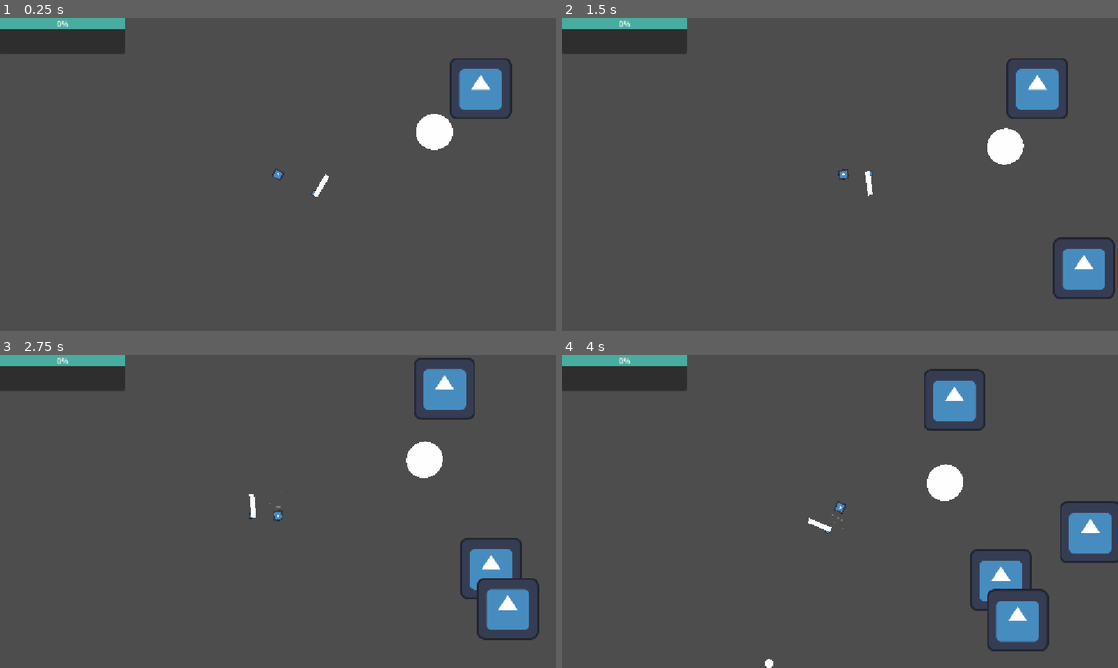
Above: before the commit, frames 1-4 (two rows, left to right).
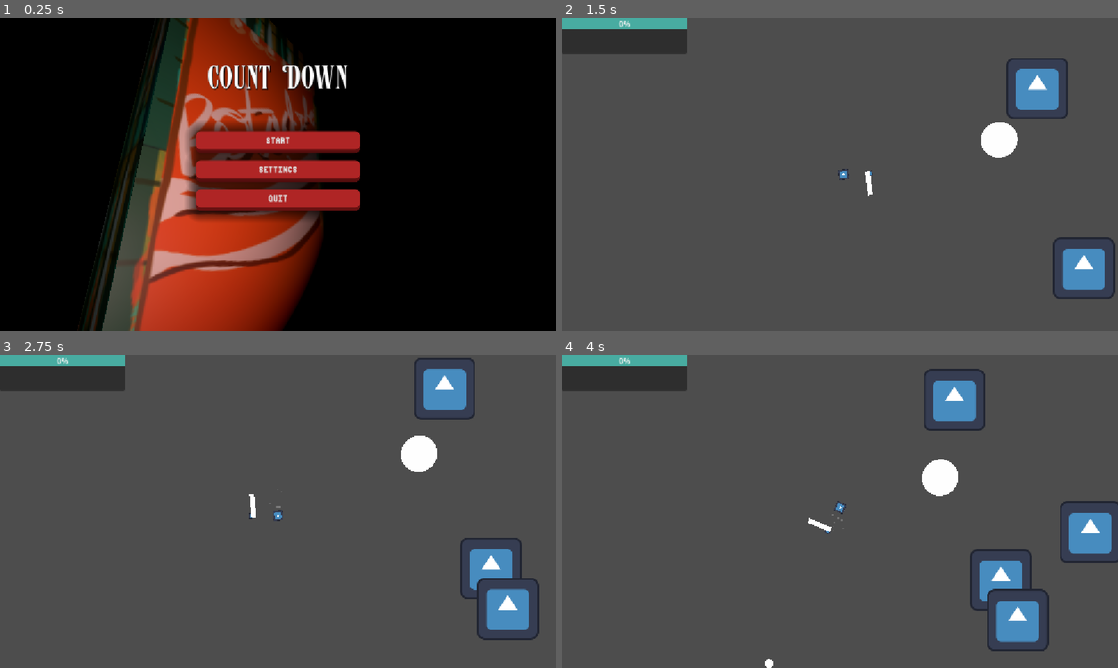
Above: after the commit, the same moments.

Repository: Mrbobbuilder69/GMTK_jam_2026
Game: Godot game, scene res://Scenes/main_menu2.tscn
Same seed, same stepped clock (60 frames per second), same inputs: the game is played once before the commit and once after it. Before the commit the project starts from res://Scenes/test_scene_2.tscn. The engine's default icon, where the game draws it, is replaced by a stand-in: a white triangle on a blue panel in a dark square. Sound files missing from this copy of the repository are replaced by a short silence.
Inputs (mouse positions are in pixels of both pictures, inside the frame that each line leads up to):
- Up to frame 1 (0.25 s): no input
- Up to frame 2 (1.5 s): click (840, 143) at 0.5 s, where only the run after the commit has a clickable "Start"; move the mouse to (962, 158) at 1.27 s; hold D (Right) from 1.28 s (still down); tap F (f) at 1.35 s
- Up to frame 3 (2.75 s): move the mouse to (166, 527) at 2.02 s; release D (Right) at 2.03 s; hold S (Down) from 2.03 s (still down); tap Space (Dash) at 2.1 s; tap F (f) at 2.3 s
- Up to frame 4 (4 s): move the mouse to (895, 442) at 2.77 s; release S (Down) at 2.78 s; hold D (Right) 2.78-3.53 s; hold Shift (Sprint) 2.78-3.53 s; tap F (f) at 3.05, 3.8 s; move the mouse to (812, 574) at 3.52 s; hold W (Up) from 3.53 s (still down); tap X (attack) at 3.6 s

The runs differ from the first frame. In frame 1, 98% of the frame differs, in the area x 0-100%, y 0-100%; in frame 2, 0.4%; in frame 3, 0.4%; in frame 4, 0.3%.

Commit message:
Update project.godot

Diff:
--- a/project.godot
+++ b/project.godot
@@ -15,7 +15,7 @@
 [application]
 
 config/name="Theme to be confirmed"
-run/main_scene="uid://cp2dbnl01vk1p"
+run/main_scene="uid://bajlor7l3h8tf"
 config/features=PackedStringArray("4.7", "Forward Plus")
 config/icon="res://icon.svg"
 
